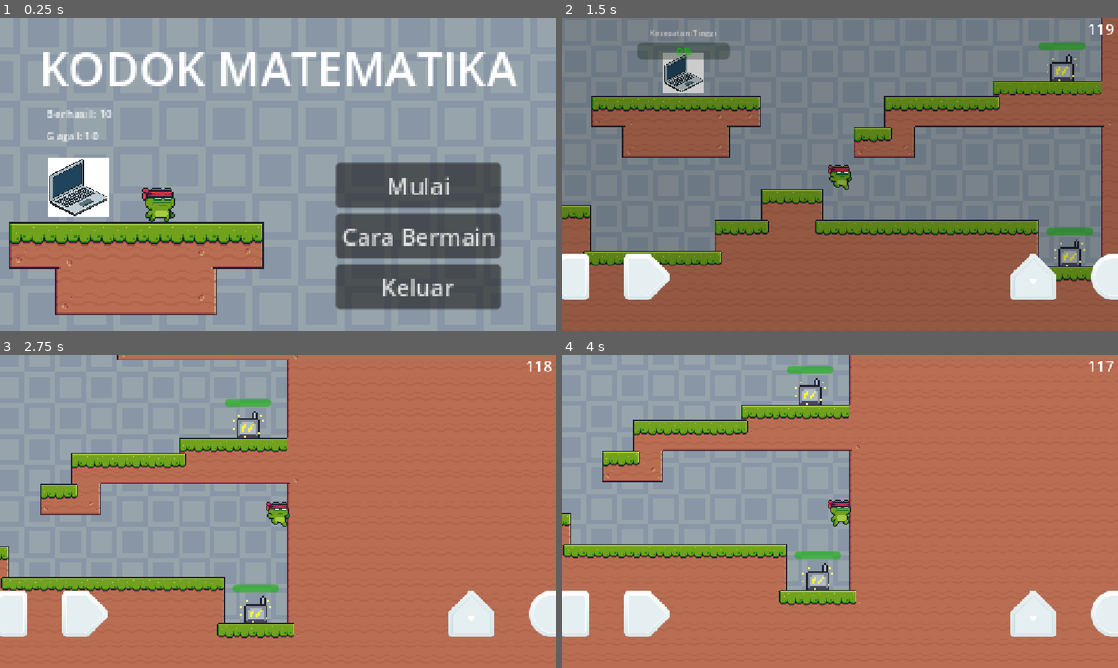
Above: before the commit, frames 1-4 (two rows, left to right).
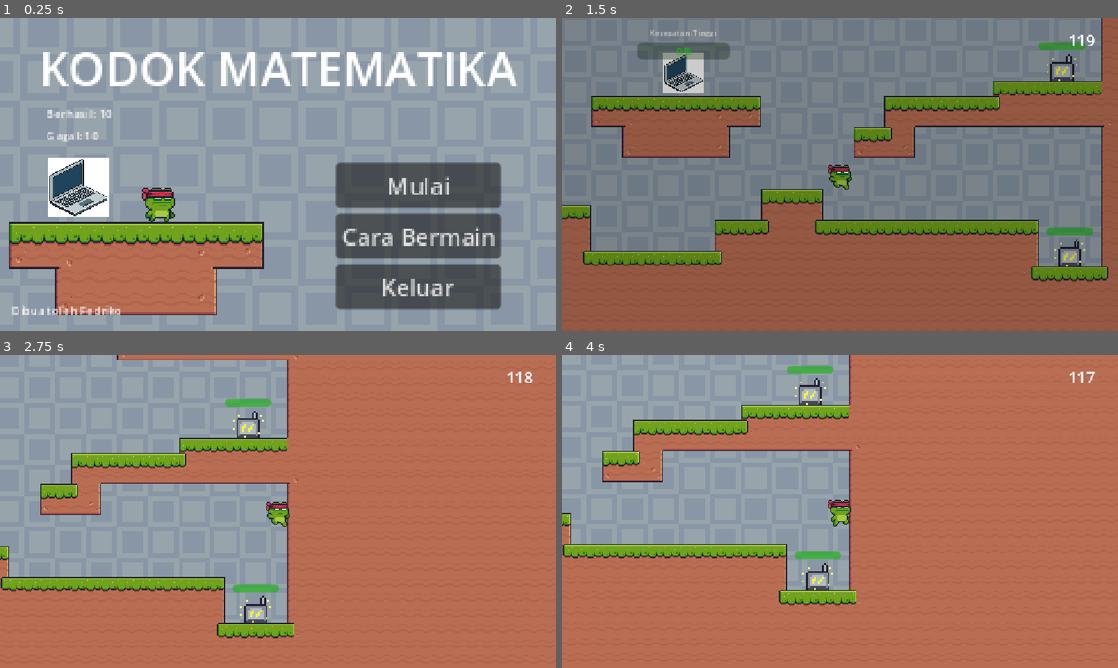
Above: after the commit, the same moments.

Repository: Diko-QuestionMark/Kodok-Matematika
Game: Godot game, scene res://Scene/menu.tscn
Same seed, same stepped clock (60 frames per second), same inputs: the game is played once before the commit and once after it.
Inputs:
- Up to frame 1 (0.25 s): no input
- Up to frame 2 (1.5 s): click "Mulai" at 0.5 s; hold D (right) from 1.28 s (still down); tap E (interact) at 1.35 s
- Up to frame 3 (2.75 s): keep holding D (right); tap Space (jump) at 1.52, 2.27 s; tap E (interact) at 2.1 s
- Up to frame 4 (4 s): release D (right) at 2.78 s; hold A (left) 2.78-3.53 s; tap E (interact) at 2.85, 3.6 s; hold D (right) from 3.53 s (still down); tap Space (jump) at 3.77 s

The runs differ from the first frame. In frame 1, 0.3% of the frame differs, in the area x 2-22%, y 91-95%; in frame 2, 3.4%; in frame 3, 3.4%, in the area x 0-100%, y 2-90%; in frame 4, 3.4%.

Commit message:
selesai tapi bug gameplay hanya bisa sekali

Diff:
--- a/Scene/canvas_layer.tscn
+++ b/Scene/canvas_layer.tscn
@@ -97,6 +97,9 @@
 anchors_preset = 15
 anchor_right = 1.0
 anchor_bottom = 1.0
+offset_left = 40.0
+offset_top = 24.0
+offset_right = -40.0
 grow_horizontal = 2
 grow_vertical = 2
 theme_override_font_sizes/font_size = 32
--- a/Scene/generator.tscn
+++ b/Scene/generator.tscn
@@ -57,26 +57,26 @@
 tracks/1/type = "value"
 tracks/1/imported = false
 tracks/1/enabled = true
-tracks/1/path = NodePath("BenarSalah/BenarSalah:position")
+tracks/1/path = NodePath("BenarSalah/BenarSalah:modulate")
 tracks/1/interp = 1
 tracks/1/loop_wrap = true
 tracks/1/keys = {
 "times": PackedFloat32Array(0),
 "transitions": PackedFloat32Array(1),
 "update": 0,
-"values": [Vector2(230.5, 104)]
+"values": [Color(1, 1, 1, 1)]
 }
 tracks/2/type = "value"
 tracks/2/imported = false
 tracks/2/enabled = true
-tracks/2/path = NodePath("BenarSalah/BenarSalah:modulate")
+tracks/2/path = NodePath("BenarSalah/BenarSalah:position")
 tracks/2/interp = 1
 tracks/2/loop_wrap = true
 tracks/2/keys = {
 "times": PackedFloat32Array(0),
 "transitions": PackedFloat32Array(1),
 "update": 0,
-"values": [Color(1, 1, 1, 1)]
+"values": [Vector2(0, 80)]
 }
 
 [sub_resource type="Animation" id="Animation_wm3v0"]
@@ -98,26 +98,26 @@
 tracks/1/type = "value"
 tracks/1/imported = false
 tracks/1/enabled = true
-tracks/1/path = NodePath("BenarSalah/BenarSalah:position")
+tracks/1/path = NodePath("BenarSalah/BenarSalah:modulate")
 tracks/1/interp = 1
 tracks/1/loop_wrap = true
 tracks/1/keys = {
 "times": PackedFloat32Array(1.6, 1.9),
 "transitions": PackedFloat32Array(1, 1),
 "update": 0,
-"values": [Vector2(230.5, 104), Vector2(232, 40)]
+"values": [Color(1, 1, 1, 1), Color(1, 1, 1, 0.16862746)]
 }
 tracks/2/type = "value"
 tracks/2/imported = false
 tracks/2/enabled = true
-tracks/2/path = NodePath("BenarSalah/BenarSalah:modulate")
+tracks/2/path = NodePath("BenarSalah/BenarSalah:position")
 tracks/2/interp = 1
 tracks/2/loop_wrap = true
 tracks/2/keys = {
-"times": PackedFloat32Array(1.6, 1.9),
-"transitions": PackedFloat32Array(1, 1),
-"update": 0,
-"values": [Color(1, 1, 1, 1), Color(1, 1, 1, 0.16862746)]
+"times": PackedFloat32Array(0, 1.6, 1.9),
+"transitions": PackedFloat32Array(1, 1, 1),
+"update": 0,
+"values": [Vector2(0, 80), Vector2(0, 80), Vector2(0, 0)]
 }
 
 [sub_resource type="AnimationLibrary" id="AnimationLibrary_yk02g"]
@@ -173,10 +173,8 @@
 anchors_preset = 15
 anchor_right = 1.0
 anchor_bottom = 1.0
-offset_left = 230.5
-offset_top = 104.0
-offset_right = 230.5
-offset_bottom = 104.0
+offset_top = 80.0
+offset_bottom = 80.0
 grow_horizontal = 2
 grow_vertical = 2
 size_flags_horizontal = 4
--- a/Scene/menu.tscn
+++ b/Scene/menu.tscn
@@ -522,6 +522,14 @@
 text = "Berhasil: 10
 Gagal: 10"
 
+[node name="Label2" type="Label" parent="." unique_id=83393025]
+offset_left = -184.0
+offset_top = 88.0
+offset_right = -108.0
+offset_bottom = 100.0
+theme_override_font_sizes/font_size = 8
+text = "Dibuat oleh Fedriko"
+
 [connection signal="pressed" from="VBoxContainer/Mulai" to="." method="_on_mulai_pressed"]
 [connection signal="pressed" from="VBoxContainer/Cara Bermain" to="." method="_on_cara_bermain_pressed"]
 [connection signal="pressed" from="VBoxContainer/Keluar" to="." method="_on_keluar_pressed"]
--- a/Scene/player.tscn
+++ b/Scene/player.tscn
@@ -5,10 +5,10 @@
 [ext_resource type="Texture2D" uid="uid://fuv5mfdyelby" path="res://Free/Main Characters/Ninja Frog/Idle (32x32).png" id="3_p6qlh"]
 [ext_resource type="Texture2D" uid="uid://31bvsj64ygoq" path="res://Free/Main Characters/Ninja Frog/Jump (32x32).png" id="4_2sw5t"]
 [ext_resource type="Texture2D" uid="uid://bniphgqxyuy6p" path="res://Free/Main Characters/Ninja Frog/Run (32x32).png" id="5_ij4jb"]
-[ext_resource type="Texture2D" uid="uid://kldcgyvpx52g" path="res://Scene/direction_left.png" id="6_p6qlh"]
-[ext_resource type="Texture2D" uid="uid://din2hgrw3jxjq" path="res://Scene/direction_right.png" id="7_2sw5t"]
-[ext_resource type="Texture2D" uid="uid://6bs2xc7qfn3o" path="res://Scene/dpad_element_south.png" id="8_ij4jb"]
-[ext_resource type="Texture2D" uid="uid://lbq18o6111cf" path="res://Scene/button_circle.png" id="9_c68nv"]
+[ext_resource type="Texture2D" uid="uid://kldcgyvpx52g" path="res://Free/direction_left.png" id="6_p6qlh"]
+[ext_resource type="Texture2D" uid="uid://din2hgrw3jxjq" path="res://Free/direction_right.png" id="7_2sw5t"]
+[ext_resource type="Texture2D" uid="uid://6bs2xc7qfn3o" path="res://Free/dpad_element_south.png" id="8_ij4jb"]
+[ext_resource type="Texture2D" uid="uid://lbq18o6111cf" path="res://Free/button_circle.png" id="9_c68nv"]
 
 [sub_resource type="AtlasTexture" id="AtlasTexture_qtqh7"]
 atlas = ExtResource("2_r6jsd")
@@ -243,25 +243,29 @@
 grow_vertical = 2
 
 [node name="Kiri" type="TouchScreenButton" parent="CanvasLayer/Control" unique_id=836221030]
-position = Vector2(-40.5, 488)
+position = Vector2(-40.5, 504)
 scale = Vector2(1.5, 1.5)
 texture_normal = ExtResource("6_p6qlh")
 action = "left"
+visibility_mode = 1
 
 [node name="Kanan" type="TouchScreenButton" parent="CanvasLayer/Control" unique_id=433849891]
-position = Vector2(127.5, 488)
+position = Vector2(127.5, 504)
 scale = Vector2(1.5, 1.5)
 texture_normal = ExtResource("7_2sw5t")
 action = "right"
+visibility_mode = 1
 
 [node name="Lompat" type="TouchScreenButton" parent="CanvasLayer/Control" unique_id=321120201]
-position = Vector2(927.5, 488)
+position = Vector2(927.5, 504)
 scale = Vector2(1.5, 1.5)
 texture_normal = ExtResource("8_ij4jb")
 action = "jump"
+visibility_mode = 1
 
 [node name="Perbaiki" type="TouchScreenButton" parent="CanvasLayer/Control" unique_id=996941487]
-position = Vector2(1095.5, 488)
+position = Vector2(1095.5, 504)
 scale = Vector2(1.5, 1.5)
 texture_normal = ExtResource("9_c68nv")
 action = "interact"
+visibility_mode = 1
--- a/Scene/world.tscn
+++ b/Scene/world.tscn
@@ -7,6 +7,7 @@
 [ext_resource type="PackedScene" uid="uid://0jkapyxp3gq1" path="res://Scene/generator.tscn" id="4_aqk2v"]
 [ext_resource type="PackedScene" uid="uid://dept42lhoyudh" path="res://Scene/laptop.tscn" id="5_036b0"]
 [ext_resource type="PackedScene" uid="uid://burrt3a4mt6hu" path="res://Scene/canvas_layer.tscn" id="7_pkg7o"]
+[ext_resource type="Texture2D" uid="uid://br3i7grycyouu" path="res://Free/VeniaVeronica.jpeg" id="8_ddf65"]
 
 [sub_resource type="TileSetAtlasSource" id="TileSetAtlasSource_aqk2v"]
 texture = ExtResource("1_fj7yv")
@@ -285,4 +286,9 @@
 
 [node name="CanvasLayer" parent="." unique_id=818496450 instance=ExtResource("7_pkg7o")]
 
+[node name="VeniaVeronica" type="Sprite2D" parent="." unique_id=2019787580]
+position = Vector2(384, -336.00003)
+scale = Vector2(0.066666685, 0.066666685)
+texture = ExtResource("8_ddf65")
+
 [connection signal="timeout" from="GameTimer" to="." method="_on_game_timer_timeout"]
--- a/project.godot
+++ b/project.godot
@@ -50,10 +50,6 @@
 ]
 }
 
-[input_devices]
-
-pointing/emulate_touch_from_mouse=true
-
 [physics]
 
 3d/physics_engine="Jolt Physics"
Renamed: Scene/button_circle.png -> Free/button_circle.png
Not shown, added: Free/button_circle.png.import
Renamed: Scene/direction_left.png -> Free/direction_left.png
Not shown, added: Free/direction_left.png.import
Renamed: Scene/direction_right.png -> Free/direction_right.png
Not shown, added: Free/direction_right.png.import
Renamed: Scene/dpad_element_south.png -> Free/dpad_element_south.png
Not shown, added: Free/dpad_element_south.png.import
Not shown, removed: Scene/button_circle.png.import
Not shown, removed: Scene/direction_left.png.import
Not shown, removed: Scene/direction_right.png.import
Not shown, removed: Scene/dpad_element_south.png.import
(and 3 more such lines)
